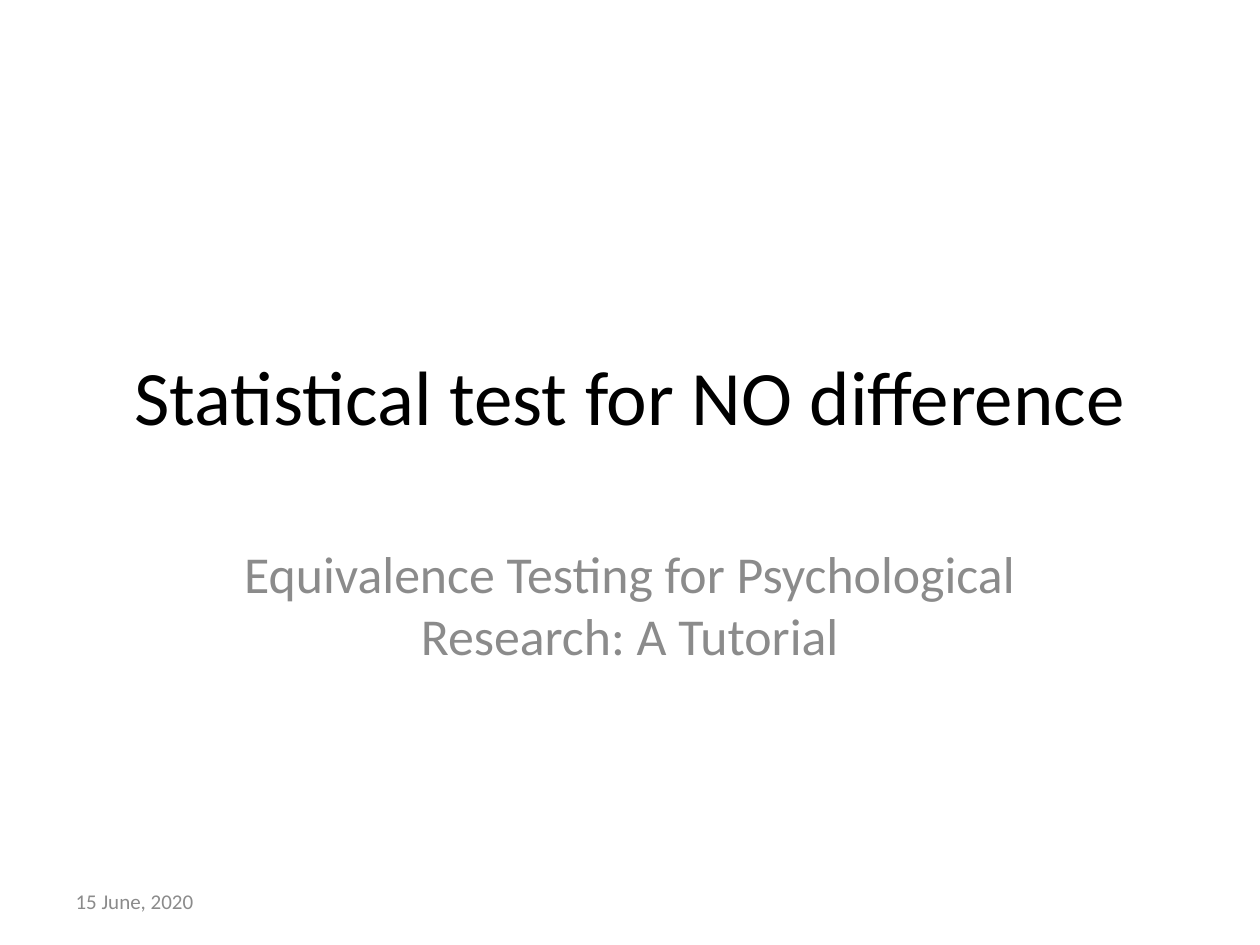
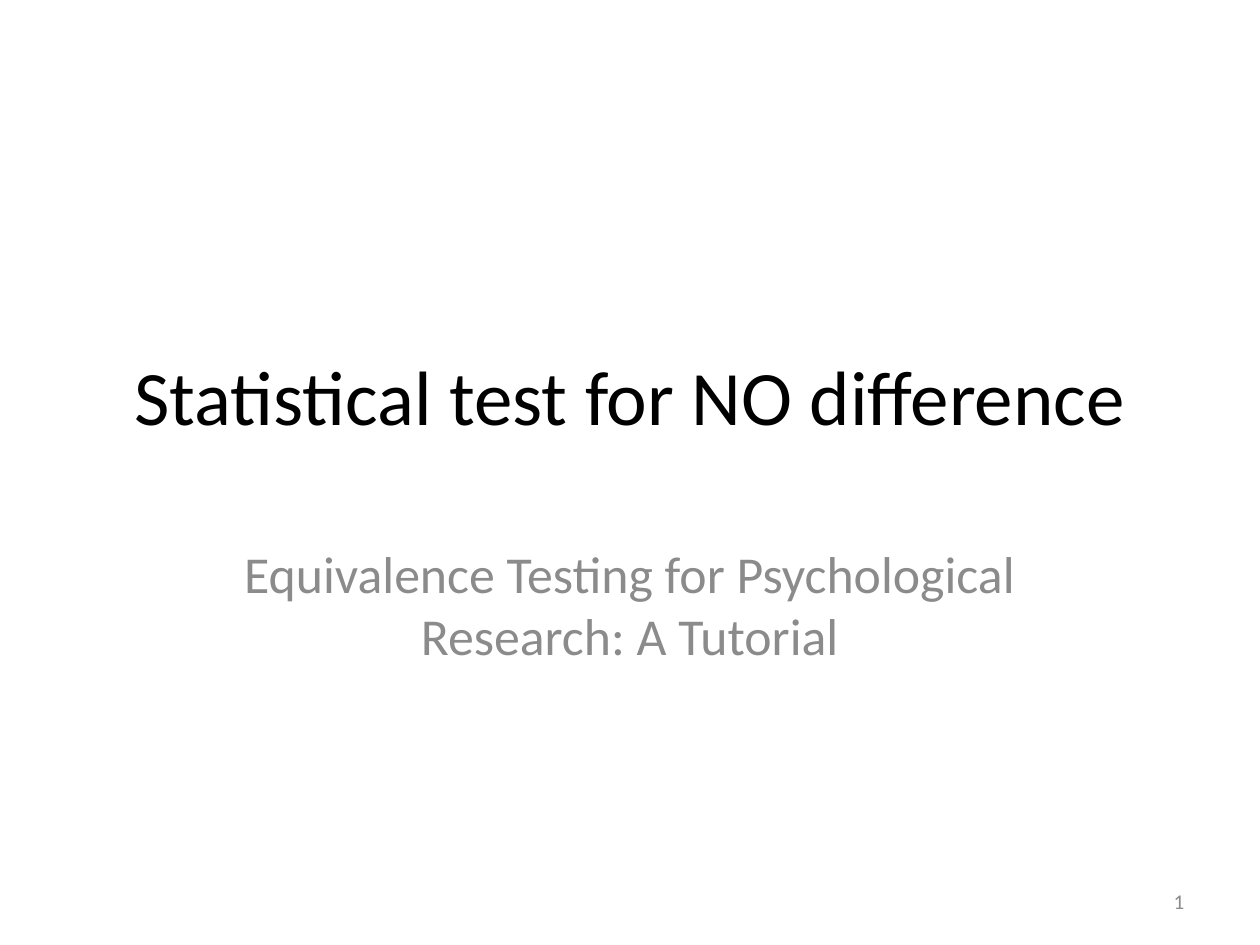
Before and after one commit to meekrob/stats_workshop_2020, a slide deck: slide 1 of adeline/Adeline_TOST_edit.pptx. Drawn at 1260x945 pixels with LibreOffice and Linux fonts; fonts in the diff are those of the drawing. Boxes give left, top, right and bottom in pixels: in the first picture for what was removed or moved away, otherwise in the second. Text is boxed around its words. In the diff, an @@ line names an element or a change of style, - is before the commit and + after.

```diff
--- a/adeline/Adeline_TOST_edit.pptx
+++ b/adeline/Adeline_TOST_edit.pptx
@@ text removed at [76,895,194,912] @@
-15 June, 2020
@@ page number added at [1174,895,1185,909], 12 pt, text #8C8C8C @@
+1
```
Also in this commit, not shown: 9 other slides changed, 1 slide added.
